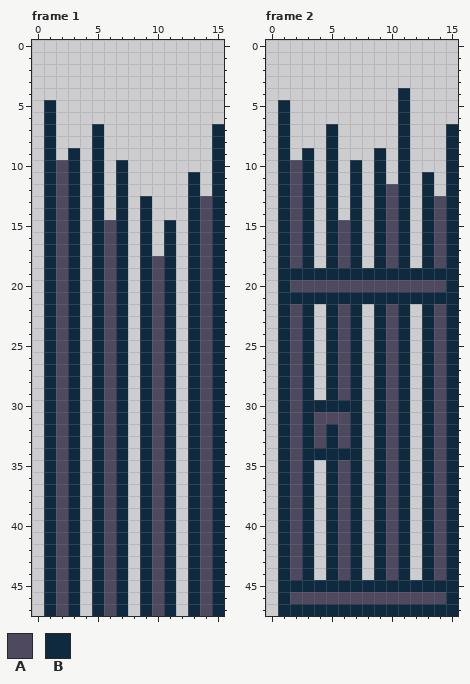
Pixel-art file -- Levels/Terrain/Castle/Dungeon/Dungeon.aseprite. This is how it looked before the edit.
16x48 pixels, 2 frames. Shown: frame 1, frame 2.
Palette (. is transparent): A #4e495f  B #0f2a3f
Pixels before, frame 1, first column x 1:
 5 B..............
 6 B..............
 7 B...B.........B
 8 B...B.........B
 9 B.B.B.........B
10 BAB.B.B.......B
11 BAB.B.B.....B.B
12 BAB.B.B.....B.B
13 BAB.B.B.B...BAB
14 BAB.B.B.B...BAB
15 BAB.BAB.B.B.BAB
16 BAB.BAB.B.B.BAB
17 BAB.BAB.B.B.BAB
18 BAB.BAB.BAB.BAB
19 BAB.BAB.BAB.BAB
20 BAB.BAB.BAB.BAB
21 BAB.BAB.BAB.BAB
22 BAB.BAB.BAB.BAB
23 BAB.BAB.BAB.BAB
24 BAB.BAB.BAB.BAB
25 BAB.BAB.BAB.BAB
26 BAB.BAB.BAB.BAB
27 BAB.BAB.BAB.BAB
28 BAB.BAB.BAB.BAB
29 BAB.BAB.BAB.BAB
30 BAB.BAB.BAB.BAB
31 BAB.BAB.BAB.BAB
32 BAB.BAB.BAB.BAB
33 BAB.BAB.BAB.BAB
34 BAB.BAB.BAB.BAB
35 BAB.BAB.BAB.BAB
36 BAB.BAB.BAB.BAB
37 BAB.BAB.BAB.BAB
38 BAB.BAB.BAB.BAB
39 BAB.BAB.BAB.BAB
40 BAB.BAB.BAB.BAB
41 BAB.BAB.BAB.BAB
42 BAB.BAB.BAB.BAB
43 BAB.BAB.BAB.BAB
44 BAB.BAB.BAB.BAB
45 BAB.BAB.BAB.BAB
46 BAB.BAB.BAB.BAB
47 BAB.BAB.BAB.BAB
Pixels before, frame 2, first column x 1:
 4 ..........B....
 5 B.........B....
 6 B.........B....
 7 B...B.....B...B
 8 B...B.....B...B
 9 B.B.B...B.B...B
10 BAB.B.B.B.B...B
11 BAB.B.B.B.B.B.B
12 BAB.B.B.BAB.B.B
13 BAB.B.B.BAB.BAB
14 BAB.B.B.BAB.BAB
15 BAB.BAB.BAB.BAB
16 BAB.BAB.BAB.BAB
17 BAB.BAB.BAB.BAB
18 BAB.BAB.BAB.BAB
19 BBBBBBBBBBBBBBB
20 BAAAAAAAAAAAAAB
21 BBBBBBBBBBBBBBB
22 BAB.BAB.BAB.BAB
23 BAB.BAB.BAB.BAB
24 BAB.BAB.BAB.BAB
25 BAB.BAB.BAB.BAB
26 BAB.BAB.BAB.BAB
27 BAB.BAB.BAB.BAB
28 BAB.BAB.BAB.BAB
29 BAB.BAB.BAB.BAB
30 BABBBBB.BAB.BAB
31 BABAAAB.BAB.BAB
32 BABABAB.BAB.BAB
33 BABABAB.BAB.BAB
34 BABBBBB.BAB.BAB
35 BAB.BAB.BAB.BAB
36 BAB.BAB.BAB.BAB
37 BAB.BAB.BAB.BAB
38 BAB.BAB.BAB.BAB
39 BAB.BAB.BAB.BAB
40 BAB.BAB.BAB.BAB
41 BAB.BAB.BAB.BAB
42 BAB.BAB.BAB.BAB
43 BAB.BAB.BAB.BAB
44 BAB.BAB.BAB.BAB
45 BBBBBBBBBBBBBBB
46 BAAAAAAAAAAAAAB
47 BBBBBBBBBBBBBBB
After the commit:
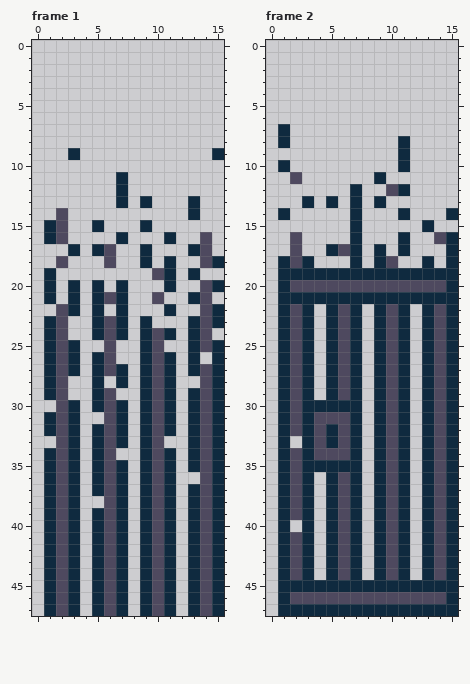
Difference:
Frame 1:
The author cleared colour A in rows 10 to 12 at x 2; in row 13 at x 2 and 14; in row 14 at x 14; in row 15 at x 6 and 14; in row 16 at x 6; in row 17 at x 2.
The author cleared colour A in row 18 at x 10; in row 19 at x 2, 6 and 14; in row 20 at x 2, 6 and 10; in row 21 at x 2; in row 22 at x 6 and 10; in row 23 at x 10.
The author cleared colour A in row 26 at x 14; in row 28 at x 6.
The author cleared colour B in rows 5 to 6 at x 1; in rows 7 to 8 at x 1, 5 and 15; in row 9 at x 1 and 5; in row 10 at x 1, 3, 5, 7 and 15; in rows 11 to 12 at x 1, 3, 5, 13 and 15; in row 13 at x 1, 3, 5 and 15.
The author cleared colour B in row 14 at x 1, 3, 5, 7, 9 and 15; in row 15 at x 3, 7, 11, 13 and 15; in row 16 at x 3, 5, 9, 13 and 15; in row 17 at x 1, 7, 11 and 15; in row 18 at x 1, 3, 5, 7 and 13; in row 19 at x 3, 5, 7, 9 and 15.
The author cleared colour B in row 20 at x 9 and 13; in row 21 at x 9, 11 and 15; in row 22 at x 1, 9 and 13; in row 23 at x 3 and 11; in row 24 at x 3 and 15; in row 25 at x 5, 7 and 11.
The author cleared colour B in row 26 at x 7; in row 28 at x 3 and 13; in row 29 at x 3 and 7; in row 30 at x 1; in row 31 at x 5; in row 33 at x 1 and 11.
The author cleared colour B in row 34 at x 7; in row 36 at x 13; in row 38 at x 5.
Frame 2:
Colour A replaces colour B in row 34 at x 4 to 6.
Colour B is added in row 35 at x 4.
Colour B replaces colour A in row 35 at x 6.
The author cleared colour A in row 10 at x 2; in row 12 at x 2; in rows 13 to 14 at x 2, 10 and 14; in row 15 at x 2, 6, 10 and 14; in row 16 at x 6 and 10; in row 17 at x 10 and 14.
The author cleared colour A in row 18 at x 6 and 14; in row 33 at x 2; in row 40 at x 2.
The author cleared colour B in row 4 at x 11; in rows 5 to 6 at x 1 and 11; in row 7 at x 5, 11 and 15; in row 8 at x 5 and 15; in row 9 at x 1, 3, 5, 9 and 15; in row 10 at x 3, 5, 7, 9 and 15.
The author cleared colour B in row 11 at x 1, 3, 5, 7, 11, 13 and 15; in row 12 at x 1, 3, 5, 9, 13 and 15; in row 13 at x 1, 11, 13 and 15; in row 14 at x 3, 5, 9 and 13; in row 15 at x 1, 3, 5, 9, 11 and 15; in row 16 at x 1, 3, 5, 9 and 13.
The author cleared colour B in row 17 at x 1, 3 and 13; in row 18 at x 5 and 11.
Boxes around the changes in both pictures, in picture pixels (x1, y1, x2, y2):
erased: (44, 100, 224, 508)
erased: (278, 88, 458, 268)
changed: (290, 436, 350, 472)
erased: (290, 520, 302, 532)
